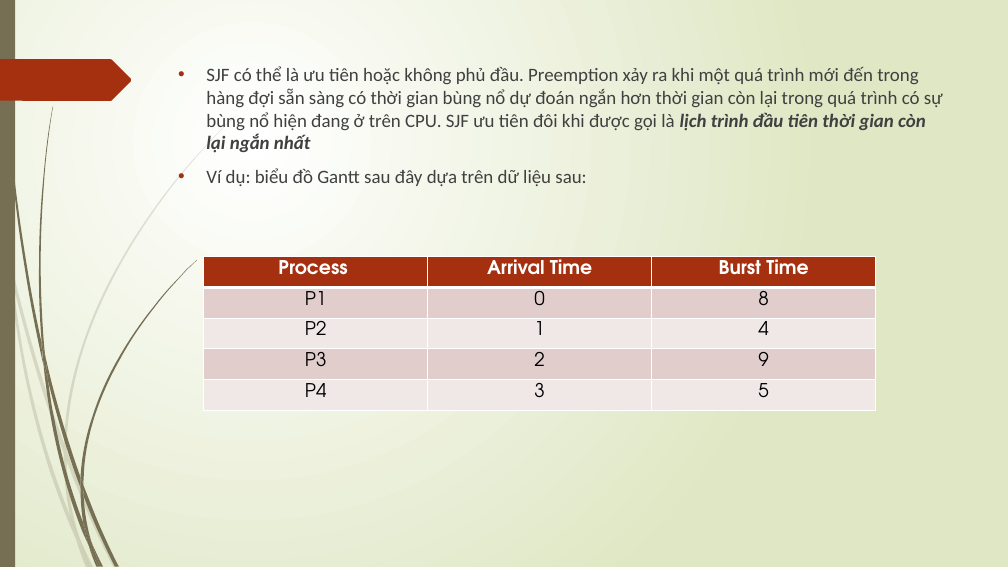
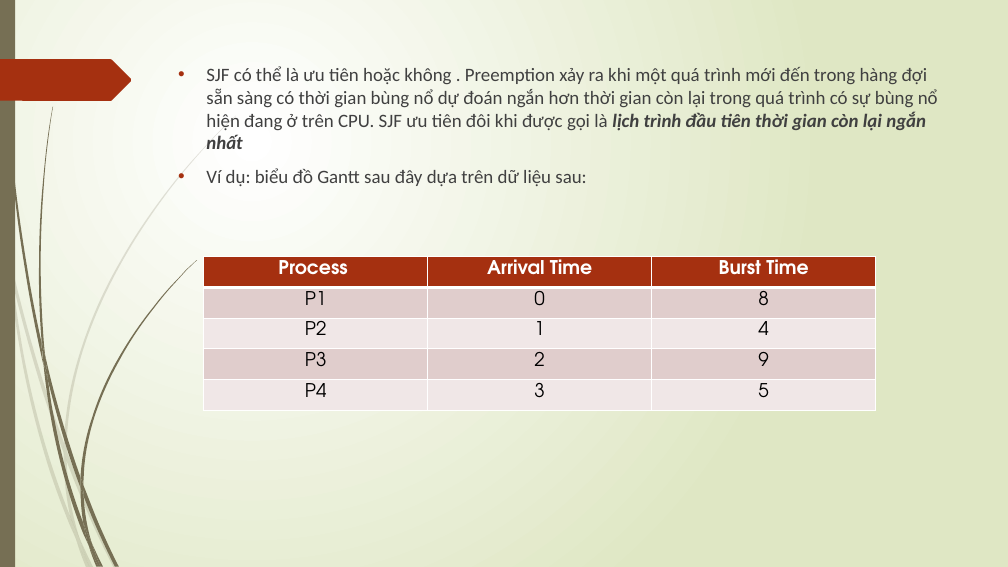
Before and after one commit to darkmagician148/operating_system, a slide deck: slide 19 of Scheduling-linux.pptx (slide 20 before the commit). Drawn at 1008x567 pixels with LibreOffice and Linux fonts; fonts in the diff are those of the drawing. Boxes give left, top, right and bottom in pixels: in the first picture for what was removed or moved away, otherwise in the second. Text is boxed around its words. In the diff, an @@ line names an element or a change of style, - is before the commit and + after.

```diff
--- a/Scheduling-linux.pptx
+++ b/Scheduling-linux.pptx
@@ text at box(206, 66, 938, 149): text changed @@
-• SJF có thể là ưu tiên hoặc không phủ đầu. Preemption xảy ra khi một quá trình mới đến trong hàng đợi sẵn sàng có thời gian bùng nổ dự đoán ngắn hơn thời gian còn lại trong quá trình có sự bùng nổ hiện đang ở trên CPU. SJF ưu tiên đôi khi được gọi là lịch trình đầu tiên thời gian còn lại ngắn nhất
+• SJF có thể là ưu tiên hoặc không . Preemption xảy ra khi một quá trình mới đến trong hàng đợi sẵn sàng có thời gian bùng nổ dự đoán ngắn hơn thời gian còn lại trong quá trình có sự bùng nổ hiện đang ở trên CPU. SJF ưu tiên đôi khi được gọi là lịch trình đầu tiên thời gian còn lại ngắn nhất
```
Also in this commit, not shown: 7 other slides changed, 9 slides added, 3 slides removed.
